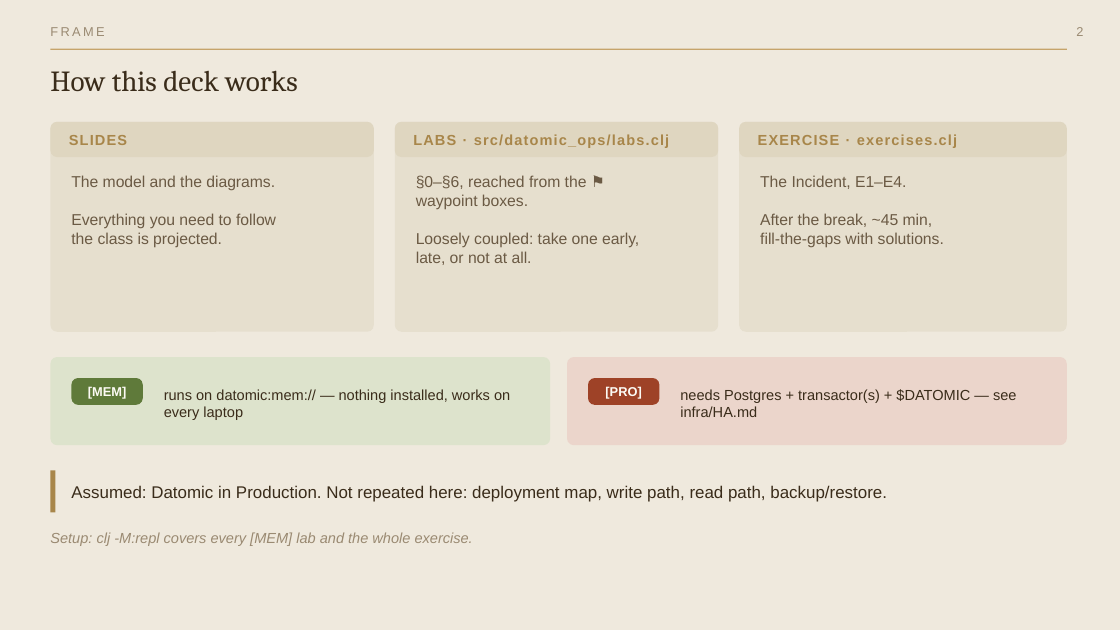
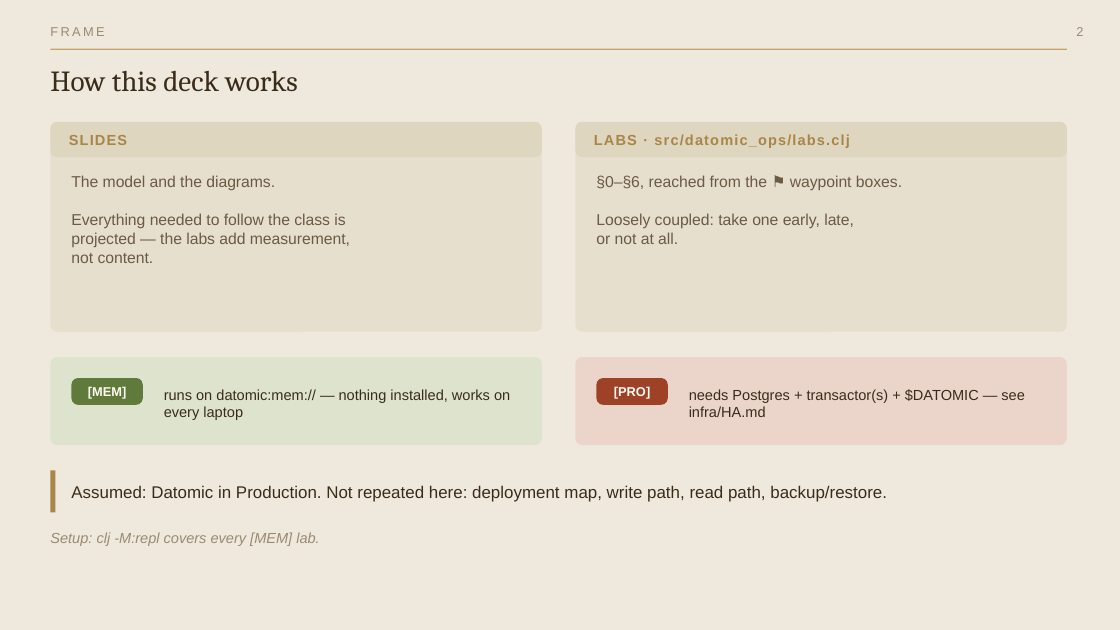
Before and after one commit to 4coders-com-br/datomic-model, a slide deck: slide 2 of datomic-at-scale.pptx. Drawn at 1120x630 pixels with LibreOffice and Linux fonts; fonts in the diff are those of the drawing. Boxes give left, top, right and bottom in pixels: in the first picture for what was removed or moved away, otherwise in the second. Text is boxed around its words. In the diff, an @@ line names an element or a change of style, - is before the commit and + after.

```diff
--- a/datomic-at-scale.pptx
+++ b/datomic-at-scale.pptx
@@ rounded rectangle: place and size @@
-rounded rectangle at (50, 122, 374, 332)
+rounded rectangle at (50, 122, 542, 332)
@@ rounded rectangle: place and size @@
-rounded rectangle at (50, 122, 374, 157)
+rounded rectangle at (50, 122, 542, 157)
@@ rounded rectangle removed at (395, 122, 718, 332) @@
@@ rounded rectangle removed at (395, 122, 718, 157) @@
@@ rounded rectangle: place and size @@
-rounded rectangle at (739, 122, 1067, 332)
+rounded rectangle at (576, 122, 1067, 332)
@@ rounded rectangle: place and size @@
-rounded rectangle at (739, 122, 1067, 157)
+rounded rectangle at (576, 122, 1067, 157)
@@ text "LABS · src/datomic_ops/labs.clj": place and size @@
-text "LABS · src/datomic_ops/labs.clj" at (413, 134, 669, 148)
+text "LABS · src/datomic_ops/labs.clj" at (594, 134, 849, 148)
@@ text removed at (758, 134, 957, 148) @@
-EXERCISE · exercises.clj
@@ text at (596, 175, 902, 244): text changed @@
-§0–§6, reached from the ⚑
-waypoint boxes.
-Loosely coupled: take one early,
-late, or not at all.
+§0–§6, reached from the ⚑ waypoint boxes.
+Loosely coupled: take one early, late,
+or not at all.
@@ text removed at (760, 175, 944, 247) @@
-The Incident, E1–E4.
-After the break, ~45 min,
-fill-the-gaps with solutions.
@@ text at (71, 213, 350, 263): text changed @@
-Everything you need to follow
-the class is projected.
+Everything needed to follow the class is
+projected — the labs add measurement,
+not content.
@@ rounded rectangle: place and size @@
-rounded rectangle at (50, 357, 550, 445)
+rounded rectangle at (50, 357, 542, 445)
@@ rounded rectangle: place and size @@
-rounded rectangle at (567, 357, 1067, 445)
+rounded rectangle at (576, 357, 1067, 445)
@@ 2 texts, 1 rounded rectangle: place and size @@
-2 texts, 1 rounded rectangle at (588, 378, 1016, 417)
+2 texts, 1 rounded rectangle at (597, 378, 1024, 417)
@@ text at (50, 532, 319, 546): text changed @@
-Setup: clj -M:repl covers every [MEM] lab and the whole exercise.
+Setup: clj -M:repl covers every [MEM] lab.
```
Also in this commit, not shown: 3 other slides changed, 1 slide removed, 6 other files.
